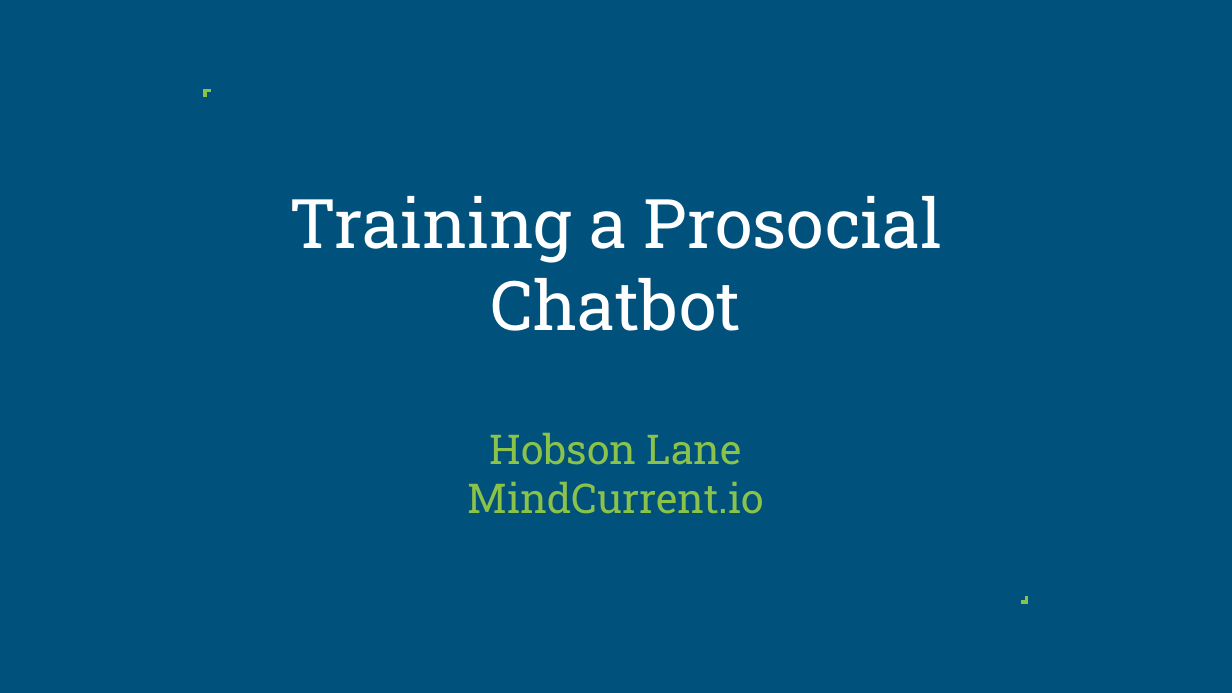
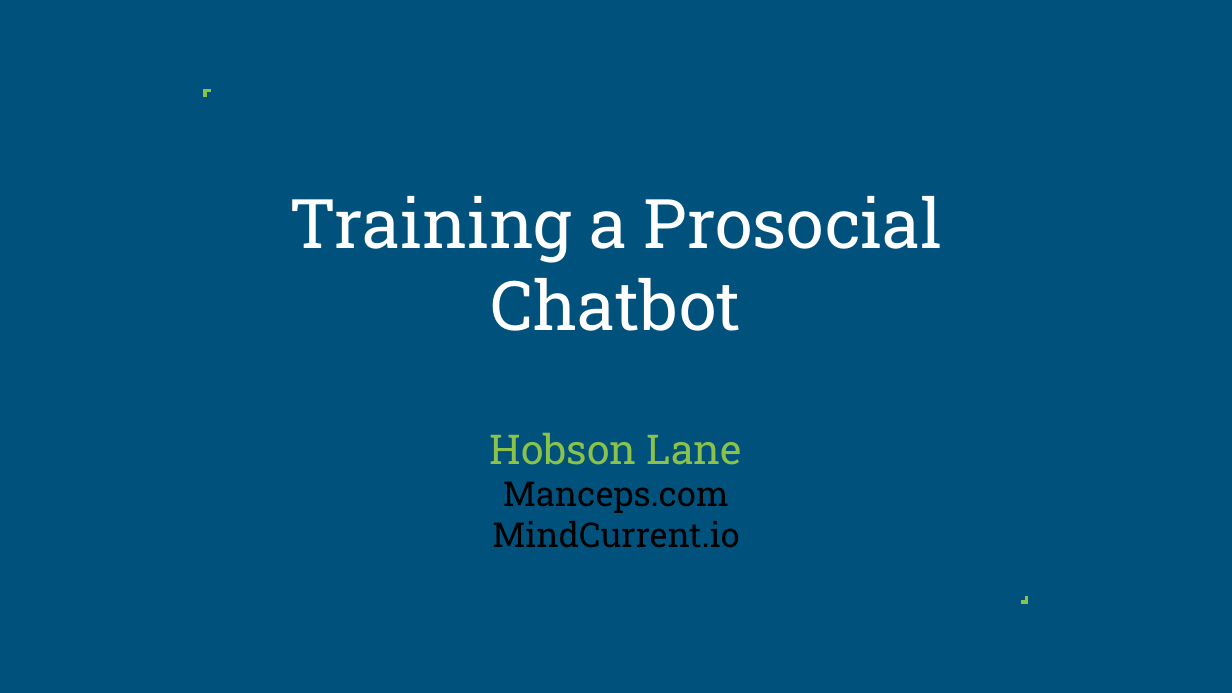
Before and after one commit to nlpia/nlpia-bot, a slide deck: slide 1 of docs/2019-08-22--San Diego Python User Group -- How to Build a Chatbot.odp. Drawn at 1232x693 pixels with LibreOffice and Linux fonts; fonts in the diff are those of the drawing. Boxes give left, top, right and bottom in pixels: in the first picture for what was removed or moved away, otherwise in the second. Text is boxed around its words. In the diff, an @@ line names an element or a change of style, - is before the commit and + after.

```diff
--- a/docs/2019-08-22--San Diego Python User Group -- How to Build a Chatbot.odp
+++ b/docs/2019-08-22--San Diego Python User Group -- How to Build a Chatbot.odp
@@ subtitle at [503, 481, 729, 513]: paragraph added @@
+Manceps.com
@@ subtitle at [492, 521, 739, 547]: size 24 to 20 pt, text colour #8BC34A to #000000 in "MindCurrent.io" @@
```
Also in this commit, not shown: 5 other slides changed, 1 slide added, 31 other files.
